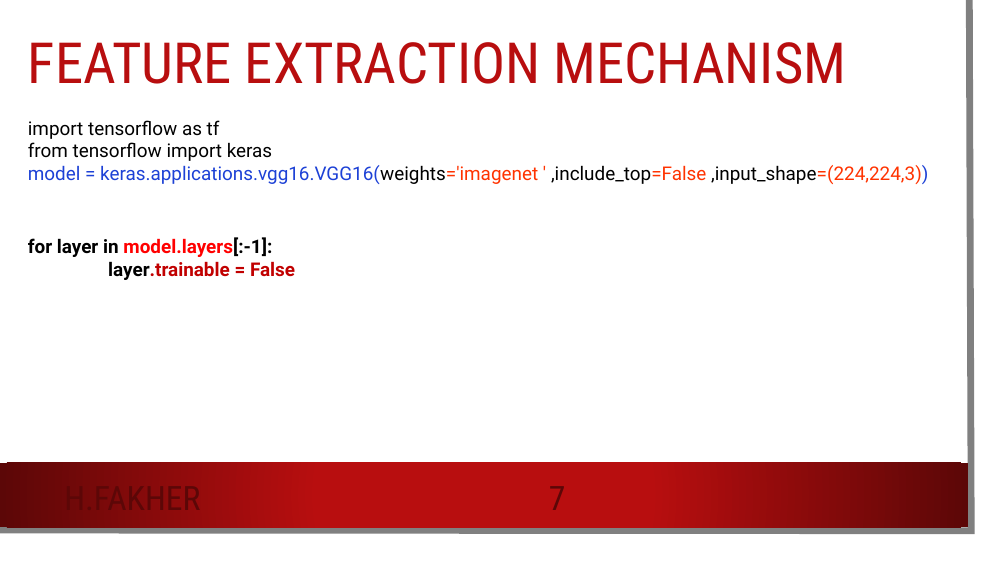
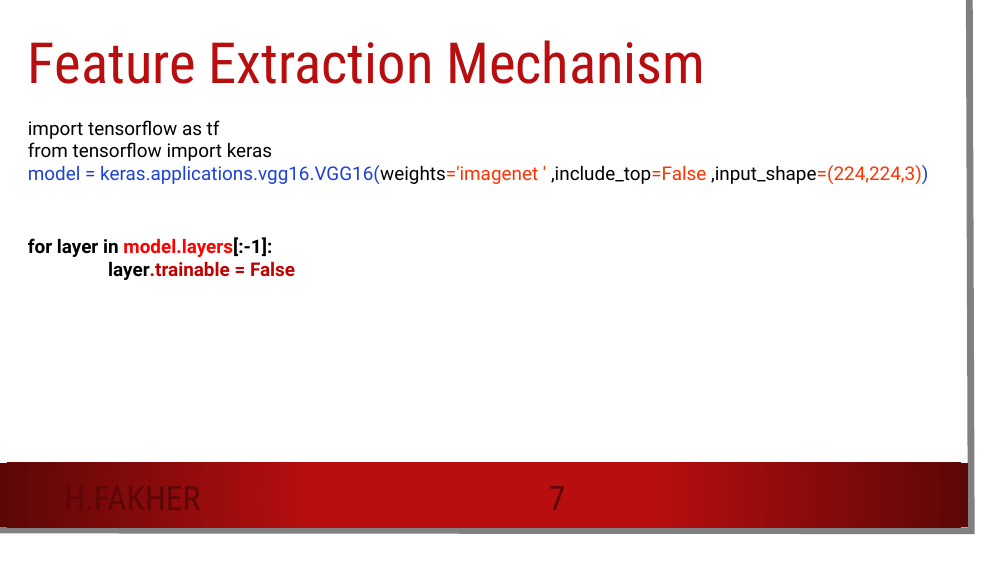
Before and after one commit to HossamFakher1/AI-Sessions, a slide deck: slide 7 of Session4/Session4.pptx. Drawn at 1008x567 pixels with LibreOffice and Linux fonts; fonts in the diff are those of the drawing; background and template pictures are left out. Boxes give left, top, right and bottom in pixels: in the first picture for what was removed or moved away, otherwise in the second. Text is boxed around its words. In the diff, an @@ line names an element or a change of style, - is before the commit and + after.

```diff
--- a/Session4/Session4.pptx
+++ b/Session4/Session4.pptx
@@ title at (28, 40, 705, 84): text changed @@
-FEATURE EXTRACTION MECHANISM
+Feature Extraction Mechanism
```
Also in this commit, not shown: 5 other slides changed, 2 slides removed.
